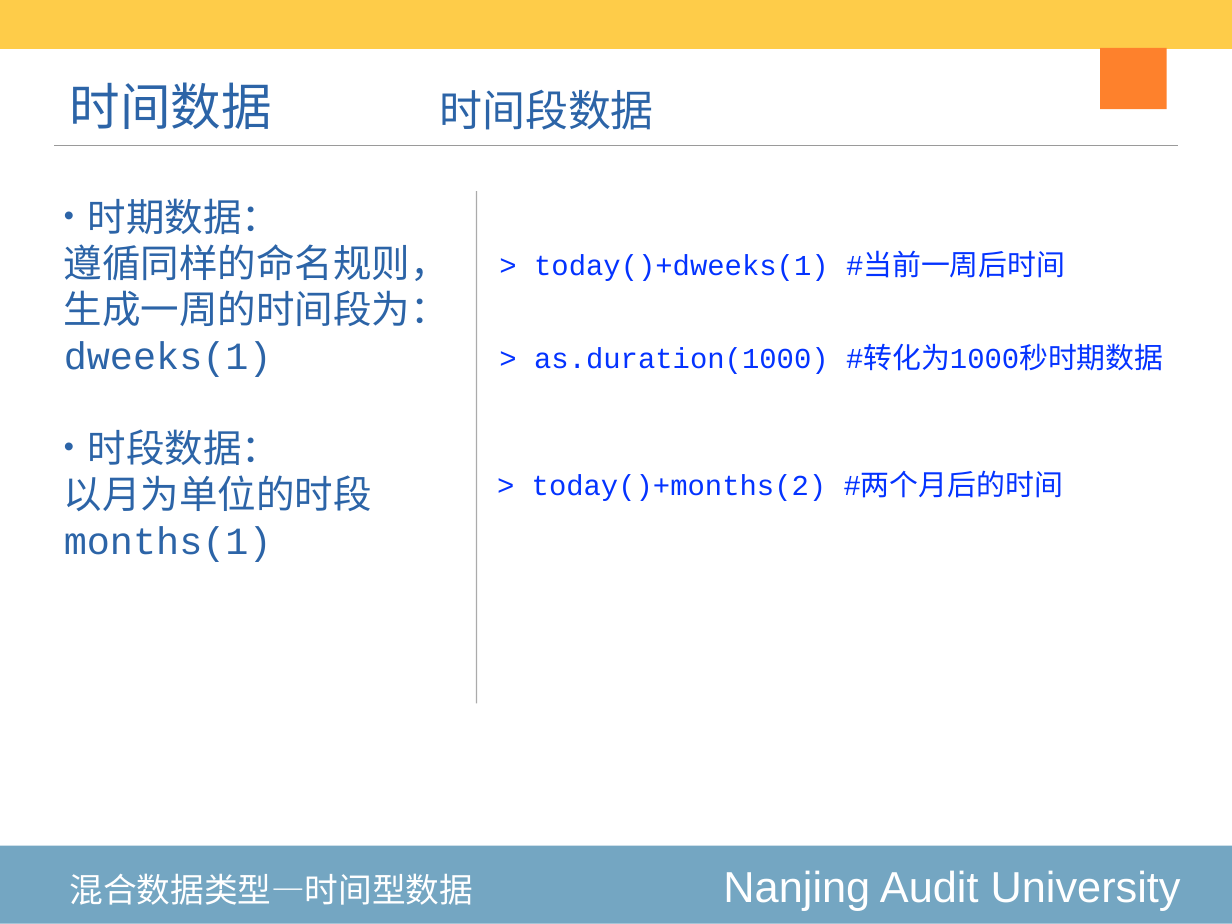
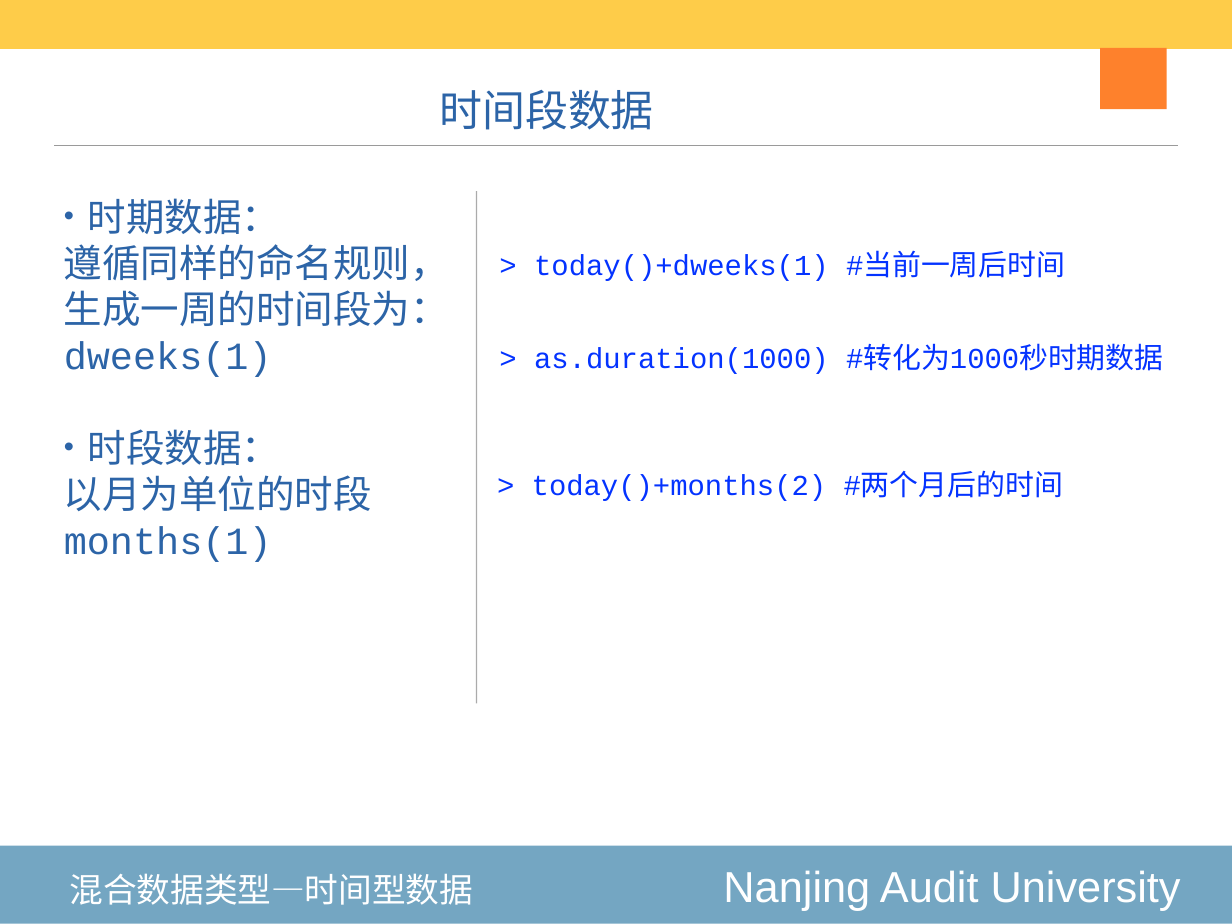
Before and after one commit to exoplanetX/DataAnalytics, a slide deck: slide 14 of 2020-3-高级数据结构.pptx (slide 12 before the commit). Drawn at 1232x924 pixels with LibreOffice and Linux fonts; fonts in the diff are those of the drawing. Boxes give left, top, right and bottom in pixels: in the first picture for what was removed or moved away, otherwise in the second. Text is boxed around its words. In the diff, an @@ line names an element or a change of style, - is before the commit and + after.

```diff
--- a/2020-3-高级数据结构.pptx
+++ b/2020-3-高级数据结构.pptx
@@ title removed at (69,82,271,129) @@
-时间数据
```
Also in this commit, not shown: 5 other slides changed, 2 slides added, 3 other files.
